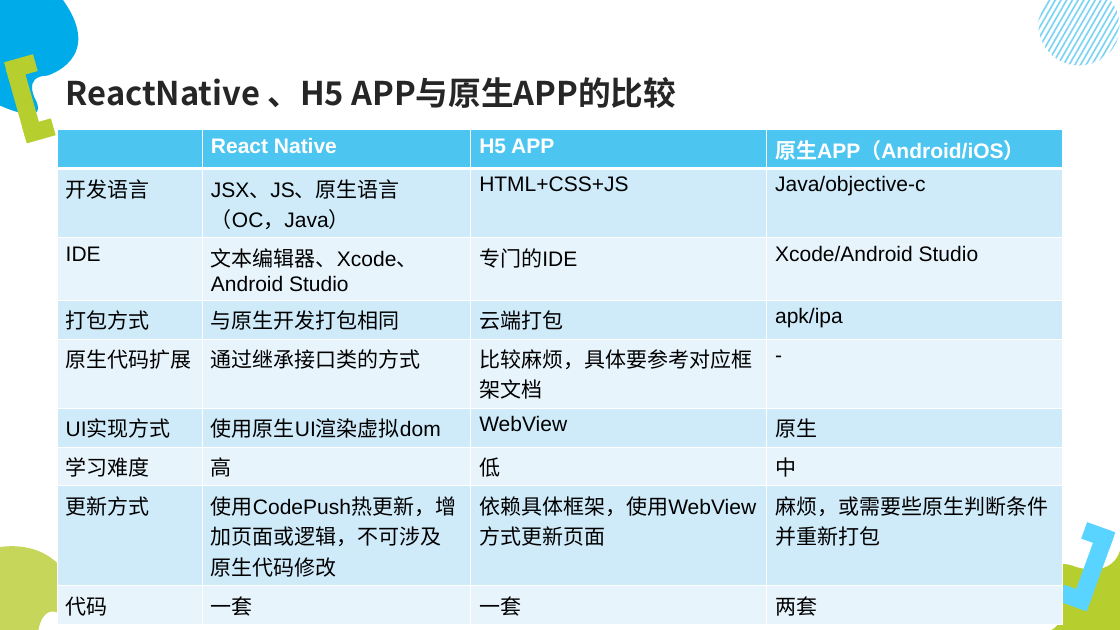
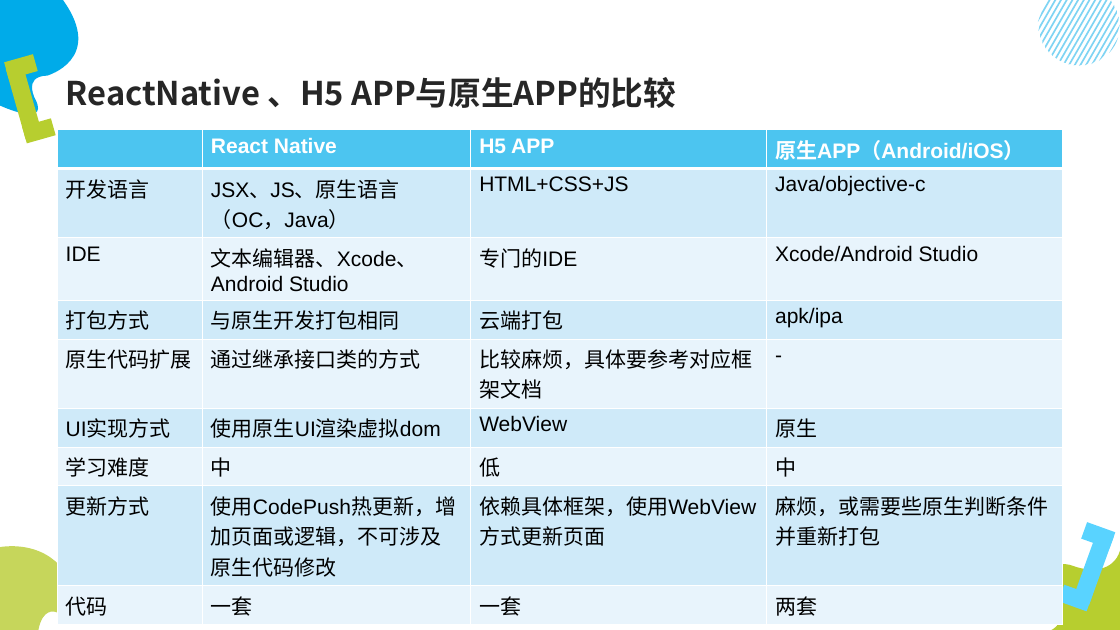
Before and after one commit to lumin824/hello-react-native, a slide deck: slide 9 of linkgap/ReactNative开发.pptx. Drawn at 1120x630 pixels with LibreOffice and Linux fonts; fonts in the diff are those of the drawing. Boxes give left, top, right and bottom in pixels: in the first picture for what was removed or moved away, otherwise in the second. Text is boxed around its words. In the diff, an @@ line names an element or a change of style, - is before the commit and + after.

```diff
--- a/linkgap/ReactNative开发.pptx
+++ b/linkgap/ReactNative开发.pptx
@@ table at [57,130,1062,620] @@
-row 7, column 2: 高
+row 7, column 2: 中
```
Also in this commit, not shown: 3 other slides changed.
